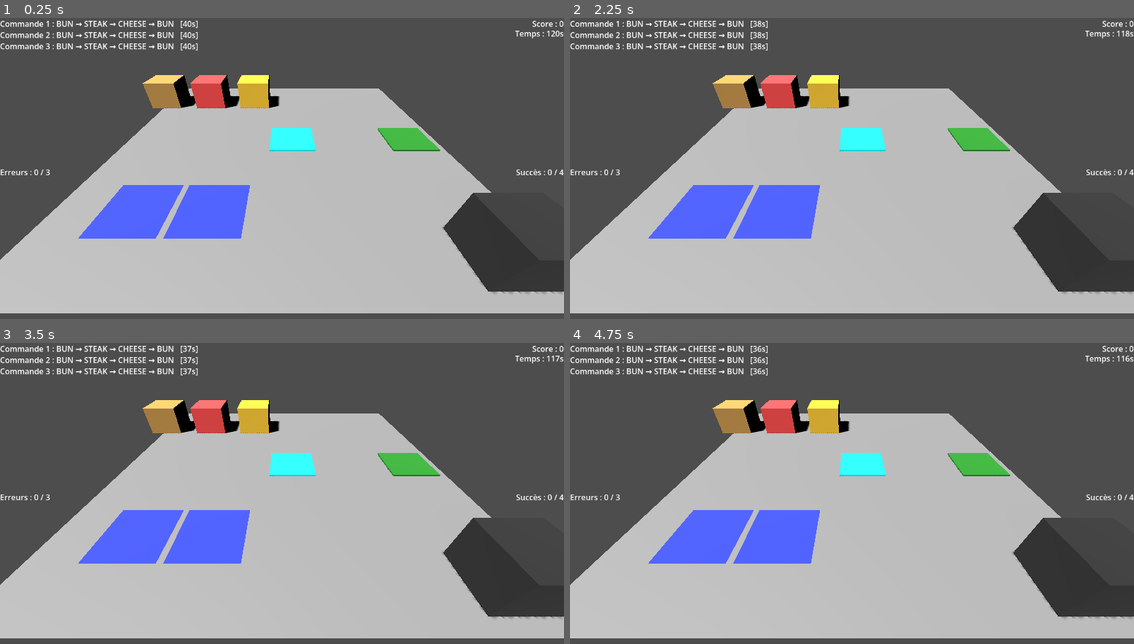
Above: before the commit, frames 1-4 (two rows, left to right).
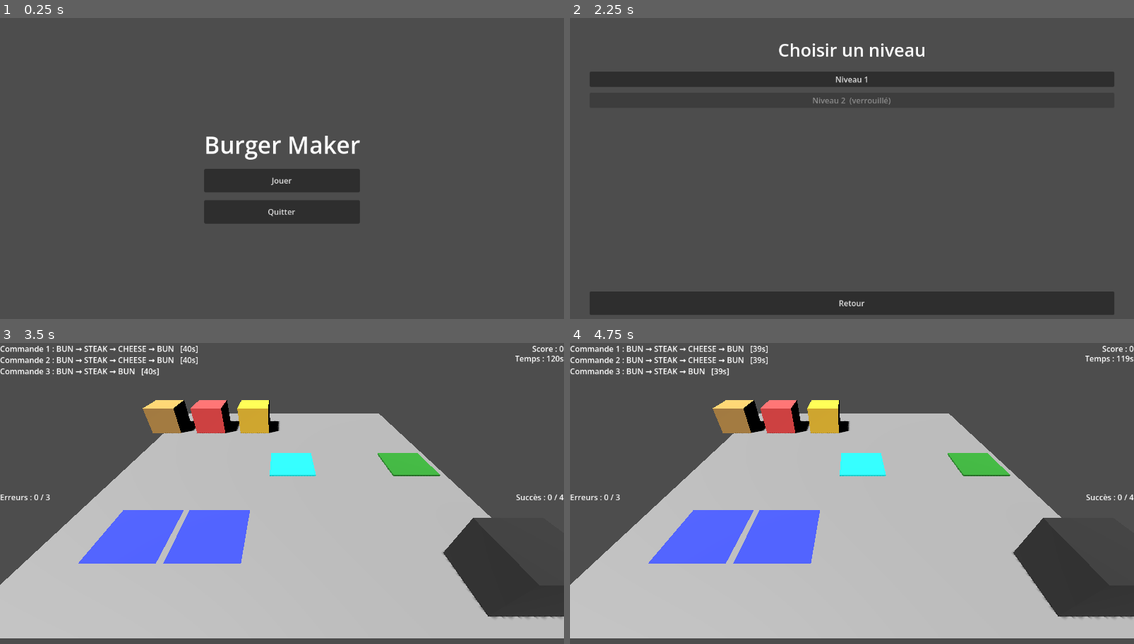
Above: after the commit, the same moments.

Repository: arthur-mdn/Godot-Burger-Maker
Game: Godot game, scene res://Scenes/MainMenu.tscn
Same seed, same stepped clock (60 frames per second), same inputs: the game is played once before the commit and once after it. Before the commit the project starts from res://Scenes/main.tscn.
Inputs (mouse positions are in pixels of both pictures, inside the frame that each line leads up to):
- Up to frame 1 (0.25 s): no input
- Up to frame 2 (2.25 s): click (852, 180) at 0.5 s, where only the run after the commit has a clickable "Jouer"; click (852, 303) at 1.25 s, where only the run after the commit has a clickable "Retour"; click (852, 180) at 2 s, where only the run after the commit has a clickable "Jouer"
- Up to frame 3 (3.5 s): click (282, 403) at 2.75 s, where only the run after the commit has a clickable "Niveau 1"
- Up to frame 4 (4.75 s): tap Enter at 3.5 s; move the mouse to (976, 484) at 3.52 s; click (976, 484) at 3.67 s; move the mouse to (739, 517) at 4.27 s; click (739, 517) at 4.42 s

The runs differ from the first frame. In frame 1, 57% of the frame differs, in the area x 0-100%, y 0-99%; in frame 2, 62%; in frame 3, 0.2%; in frame 4, 0.2%.

Commit message:
Add main menu, level select, GameState save and end level popup

Diff:
--- /dev/null
+++ b/Scenes/LevelSelect.tscn
@@ -0,0 +1,48 @@
+[gd_scene format=3 uid="uid://b5uf0jfqjshsi"]
+
+[ext_resource type="Script" path="res://Scripts/level_select.gd" id="1_select"]
+
+[node name="LevelSelect" type="Control"]
+layout_mode = 3
+anchors_preset = 15
+anchor_right = 1.0
+anchor_bottom = 1.0
+grow_horizontal = 2
+grow_vertical = 2
+script = ExtResource("1_select")
+
+[node name="MarginContainer" type="MarginContainer" parent="."]
+layout_mode = 1
+anchors_preset = 15
+anchor_right = 1.0
+anchor_bottom = 1.0
+grow_horizontal = 2
+grow_vertical = 2
+theme_override_constants/margin_left = 40
+theme_override_constants/margin_top = 40
+theme_override_constants/margin_right = 40
+theme_override_constants/margin_bottom = 40
+
+[node name="VBoxContainer" type="VBoxContainer" parent="MarginContainer"]
+layout_mode = 2
+theme_override_constants/separation = 20
+
+[node name="TitleLabel" type="Label" parent="MarginContainer/VBoxContainer"]
+layout_mode = 2
+theme_override_font_sizes/font_size = 36
+text = "Choisir un niveau"
+horizontal_alignment = 1
+
+[node name="ScrollContainer" type="ScrollContainer" parent="MarginContainer/VBoxContainer"]
+layout_mode = 2
+size_flags_vertical = 3
+
+[node name="LevelList" type="VBoxContainer" parent="MarginContainer/VBoxContainer/ScrollContainer"]
+layout_mode = 2
+size_flags_horizontal = 3
+theme_override_constants/separation = 12
+
+[node name="BackButton" type="Button" parent="MarginContainer/VBoxContainer"]
+custom_minimum_size = Vector2(0, 48)
+layout_mode = 2
+text = "Retour"
--- a/Scenes/MainMenu.tscn
+++ b/Scenes/MainMenu.tscn
@@ -1,9 +1,40 @@
-[gd_scene format=3 uid="uid://ce2mrjdjdxyjr"]
+[gd_scene load_steps=2 format=3 uid="uid://ce2mrjdjdxyjr"]
 
-[node name="MainMenu" type="Node3D" unique_id=320633609]
+[ext_resource type="Script" path="res://Scripts/main_menu.gd" id="1_menu"]
 
-[node name="Control" type="Control" parent="." unique_id=2118189114]
+[node name="MainMenu" type="Control"]
 layout_mode = 3
-anchors_preset = 0
-offset_right = 40.0
-offset_bottom = 40.0
+anchors_preset = 15
+anchor_right = 1.0
+anchor_bottom = 1.0
+grow_horizontal = 2
+grow_vertical = 2
+script = ExtResource("1_menu")
+
+[node name="CenterContainer" type="CenterContainer" parent="."]
+layout_mode = 1
+anchors_preset = 15
+anchor_right = 1.0
+anchor_bottom = 1.0
+grow_horizontal = 2
+grow_vertical = 2
+
+[node name="VBoxContainer" type="VBoxContainer" parent="CenterContainer"]
+layout_mode = 2
+theme_override_constants/separation = 16
+
+[node name="TitleLabel" type="Label" parent="CenterContainer/VBoxContainer"]
+layout_mode = 2
+theme_override_font_sizes/font_size = 48
+text = "Burger Maker"
+horizontal_alignment = 1
+
+[node name="PlayButton" type="Button" parent="CenterContainer/VBoxContainer"]
+custom_minimum_size = Vector2(200, 48)
+layout_mode = 2
+text = "Jouer"
+
+[node name="QuitButton" type="Button" parent="CenterContainer/VBoxContainer"]
+custom_minimum_size = Vector2(200, 48)
+layout_mode = 2
+text = "Quitter"
--- a/Scenes/main.tscn
+++ b/Scenes/main.tscn
@@ -8,7 +8,6 @@
 [ext_resource type="Script" uid="uid://c78nbccfty34y" path="res://Scripts/order_manager.gd" id="7_6bp64"]
 [ext_resource type="PackedScene" uid="uid://c2cnq2dxoljcq" path="res://Scenes/CuttingBoard.tscn" id="7_cb"]
 [ext_resource type="PackedScene" uid="uid://dyiu5aj8yyv8d" path="res://Scenes/ServingStation.tscn" id="8_344ge"]
-[ext_resource type="Script" uid="uid://bxfuasdv4famg" path="res://Scripts/level_manager.gd" id="9_ynf5e"]
 
 [sub_resource type="PlaneMesh" id="PlaneMesh_7u77a"]
 size = Vector2(10, 10)
@@ -92,9 +91,6 @@
 [node name="OrderManager" type="Node3D" parent="." unique_id=1096114686 node_paths=PackedStringArray("order_label")]
 script = ExtResource("7_6bp64")
 order_label = NodePath("../CanvasLayer/OrderLabel")
-
-[node name="LevelManager" type="Node3D" parent="." unique_id=190643755]
-script = ExtResource("9_ynf5e")
 
 [node name="CanvasLayer" type="CanvasLayer" parent="." unique_id=1434321409]
 
@@ -165,3 +161,59 @@
 scroll_active = false
 autowrap_mode = 0
 autowrap_trim_flags = 0
+
+[node name="LevelEndPopup" type="PanelContainer" parent="CanvasLayer"]
+visible = false
+anchors_preset = 8
+anchor_left = 0.5
+anchor_top = 0.5
+anchor_right = 0.5
+anchor_bottom = 0.5
+offset_left = -160.0
+offset_top = -120.0
+offset_right = 160.0
+offset_bottom = 120.0
+grow_horizontal = 2
+grow_vertical = 2
+
+[node name="Panel" type="PanelContainer" parent="CanvasLayer/LevelEndPopup"]
+layout_mode = 2
+
+[node name="MarginContainer" type="MarginContainer" parent="CanvasLayer/LevelEndPopup/Panel"]
+layout_mode = 2
+theme_override_constants/margin_left = 24
+theme_override_constants/margin_top = 24
+theme_override_constants/margin_right = 24
+theme_override_constants/margin_bottom = 24
+
+[node name="VBoxContainer" type="VBoxContainer" parent="CanvasLayer/LevelEndPopup/Panel/MarginContainer"]
+layout_mode = 2
+theme_override_constants/separation = 16
+
+[node name="TitleLabel" type="Label" parent="CanvasLayer/LevelEndPopup/Panel/MarginContainer/VBoxContainer"]
+layout_mode = 2
+theme_override_font_sizes/font_size = 24
+text = "Niveau terminé"
+horizontal_alignment = 1
+
+[node name="ScoreLabel" type="Label" parent="CanvasLayer/LevelEndPopup/Panel/MarginContainer/VBoxContainer"]
+layout_mode = 2
+text = "Score : 0"
+horizontal_alignment = 1
+
+[node name="Buttons" type="HBoxContainer" parent="CanvasLayer/LevelEndPopup/Panel/MarginContainer/VBoxContainer"]
+layout_mode = 2
+alignment = 1
+theme_override_constants/separation = 12
+
+[node name="RetryButton" type="Button" parent="CanvasLayer/LevelEndPopup/Panel/MarginContainer/VBoxContainer/Buttons"]
+layout_mode = 2
+text = "Réessayer"
+
+[node name="NextButton" type="Button" parent="CanvasLayer/LevelEndPopup/Panel/MarginContainer/VBoxContainer/Buttons"]
+layout_mode = 2
+text = "Suivant"
+
+[node name="MenuButton" type="Button" parent="CanvasLayer/LevelEndPopup/Panel/MarginContainer/VBoxContainer/Buttons"]
+layout_mode = 2
+text = "Menu"
--- /dev/null
+++ b/Scripts/game_state.gd
@@ -0,0 +1,77 @@
+extends Node
+
+const SAVE_PATH := "user://save_data.json"
+const MAIN_SCENE := "res://Scenes/main.tscn"
+const MENU_SCENE := "res://Scenes/MainMenu.tscn"
+const LEVEL_SELECT_SCENE := "res://Scenes/LevelSelect.tscn"
+
+var unlocked_level_count := 1
+var best_scores: Dictionary = {}
+
+
+func _ready() -> void:
+	load_progress()
+
+
+func is_level_unlocked(index: int) -> bool:
+	return index < unlocked_level_count
+
+
+func get_best_score(index: int) -> int:
+	return best_scores.get(index, 0)
+
+
+func unlock_after_level(completed_index: int) -> void:
+	var next_count := completed_index + 2
+	if next_count > unlocked_level_count:
+		unlocked_level_count = mini(next_count, LevelManager.get_level_count())
+		save_progress()
+
+
+func update_best_score(level_index: int, score: int) -> void:
+	var current := get_best_score(level_index)
+	if score > current:
+		best_scores[level_index] = score
+		save_progress()
+
+
+func start_level(level_index: int) -> void:
+	LevelManager.set_current_level(level_index)
+	get_tree().change_scene_to_file(MAIN_SCENE)
+
+
+func go_to_menu() -> void:
+	get_tree().change_scene_to_file(MENU_SCENE)
+
+
+func go_to_level_select() -> void:
+	get_tree().change_scene_to_file(LEVEL_SELECT_SCENE)
+
+
+func load_progress() -> void:
+	if not FileAccess.file_exists(SAVE_PATH):
+		return
+
+	var file := FileAccess.open(SAVE_PATH, FileAccess.READ)
+	if file == null:
+		return
+
+	var parsed = JSON.parse_string(file.get_as_text())
+	if typeof(parsed) != TYPE_DICTIONARY:
+		return
+
+	unlocked_level_count = parsed.get("unlocked_level_count", 1)
+	best_scores = parsed.get("best_scores", {})
+
+
+func save_progress() -> void:
+	var data := {
+		"unlocked_level_count": unlocked_level_count,
+		"best_scores": best_scores
+	}
+
+	var file := FileAccess.open(SAVE_PATH, FileAccess.WRITE)
+	if file == null:
+		return
+
+	file.store_string(JSON.stringify(data))
--- a/Scripts/level_manager.gd
+++ b/Scripts/level_manager.gd
@@ -49,9 +49,18 @@
 
 var current_level_index := 0
 
+
+func get_level_count() -> int:
+	return levels.size()
+
+
+func set_current_level(index: int) -> void:
+	current_level_index = clampi(index, 0, levels.size() - 1)
+
+
 func get_current_level():
 	return levels[current_level_index]
 
-func next_level():
-	if current_level_index < levels.size() - 1:
-		current_level_index += 1
+
+func has_next_level() -> bool:
+	return current_level_index < levels.size() - 1
--- /dev/null
+++ b/Scripts/level_select.gd
@@ -0,0 +1,41 @@
+extends Control
+
+@onready var level_list: VBoxContainer = $MarginContainer/VBoxContainer/ScrollContainer/LevelList
+@onready var back_button: Button = $MarginContainer/VBoxContainer/BackButton
+
+
+func _ready() -> void:
+	back_button.pressed.connect(_on_back_pressed)
+	_populate_levels()
+
+
+func _populate_levels() -> void:
+	for child in level_list.get_children():
+		child.queue_free()
+
+	for i in range(LevelManager.get_level_count()):
+		var level_data = LevelManager.levels[i]
+		var button := Button.new()
+		var unlocked := GameState.is_level_unlocked(i)
+		var best := GameState.get_best_score(i)
+
+		if unlocked:
+			var label: String = level_data["name"]
+			if best > 0:
+				label += "  (meilleur : %d)" % best
+			button.text = label
+			var level_index := i
+			button.pressed.connect(func(): _on_level_selected(level_index))
+		else:
+			button.text = level_data["name"] + "  (verrouillé)"
+			button.disabled = true
+
+		level_list.add_child(button)
+
+
+func _on_level_selected(index: int) -> void:
+	GameState.start_level(index)
+
+
+func _on_back_pressed() -> void:
+	GameState.go_to_menu()
--- a/Scripts/main.gd
+++ b/Scripts/main.gd
@@ -9,7 +9,6 @@
 var max_failures := 3
 var level_running := false
 
-@onready var level_manager = $LevelManager
 @onready var stations_root = $World/Stations
 @onready var order_manager = $OrderManager
 @onready var camera = $Camera3D
@@ -18,6 +17,14 @@
 @onready var timer_label = $CanvasLayer/TimerLabel
 @onready var success_label = $CanvasLayer/SuccessLabel
 @onready var fail_label = $CanvasLayer/FailLabel
+@onready var level_end_popup = $CanvasLayer/LevelEndPopup
+@onready var end_title_label = $CanvasLayer/LevelEndPopup/Panel/MarginContainer/VBoxContainer/TitleLabel
+@onready var end_score_label = $CanvasLayer/LevelEndPopup/Panel/MarginContainer/VBoxContainer/ScoreLabel
+@onready var retry_button = $CanvasLayer/LevelEndPopup/Panel/MarginContainer/VBoxContainer/Buttons/RetryButton
+@onready var next_button = $CanvasLayer/LevelEndPopup/Panel/MarginContainer/VBoxContainer/Buttons/NextButton
+@onready var menu_button = $CanvasLayer/LevelEndPopup/Panel/MarginContainer/VBoxContainer/Buttons/MenuButton
+
+var last_win := false
 
 func _ready():
 	var items = get_tree().get_nodes_in_group("item")
@@ -30,10 +37,15 @@
 
 	order_manager.order_expired.connect(_on_order_expired)
 
+	retry_button.pressed.connect(_on_retry_pressed)
+	next_button.pressed.connect(_on_next_pressed)
+	menu_button.pressed.connect(_on_menu_pressed)
+
+	level_end_popup.visible = false
 	start_level()
 
 func start_level():
-	var level_data = level_manager.get_current_level()
+	var level_data = LevelManager.get_current_level()
 
 	success_count = 0
 	fail_count = 0
@@ -42,6 +54,8 @@
 	target_success = level_data["target_success"]
 	max_failures = level_data["max_failures"]
 	level_running = true
+	level_end_popup.visible = false
+	order_manager.set_process(true)
 
 	setup_level()
 
@@ -56,7 +70,7 @@
 	print("Time :", level_time_left)
 
 func setup_level():
-	var level_data = level_manager.get_current_level()
+	var level_data = LevelManager.get_current_level()
 	var active_names = level_data["active_stations"]
 
 	for station in stations_root.get_children():
@@ -154,6 +168,9 @@
 	held_item = null
 
 func register_success():
+	if not level_running:
+		return
+
 	success_count += 1
 	score += 10
 
@@ -166,6 +183,9 @@
 		end_level(true)
 
 func register_fail():
+	if not level_running:
+		return
+
 	fail_count += 1
 	score -= 5
 
@@ -185,9 +205,38 @@
 		return
 
 	level_running = false
+	order_manager.set_process(false)
+	last_win = win
 	update_level_ui()
 
 	if win:
+		GameState.unlock_after_level(LevelManager.current_level_index)
+		GameState.update_best_score(LevelManager.current_level_index, score)
 		print("LEVEL COMPLETE")
 	else:
 		print("LEVEL FAILED")
+
+	_show_end_popup(win)
+
+
+func _show_end_popup(win: bool) -> void:
+	end_title_label.text = "Niveau réussi !" if win else "Niveau échoué"
+	end_score_label.text = "Score : %d" % score
+	next_button.visible = win and LevelManager.has_next_level()
+	level_end_popup.visible = true
+
+
+func _on_retry_pressed() -> void:
+	level_end_popup.visible = false
+	start_level()
+
+
+func _on_next_pressed() -> void:
+	if not last_win or not LevelManager.has_next_level():
+		return
+	LevelManager.set_current_level(LevelManager.current_level_index + 1)
+	get_tree().reload_current_scene()
+
+
+func _on_menu_pressed() -> void:
+	GameState.go_to_level_select()
--- /dev/null
+++ b/Scripts/main_menu.gd
@@ -0,0 +1,17 @@
+extends Control
+
+@onready var play_button: Button = $CenterContainer/VBoxContainer/PlayButton
+@onready var quit_button: Button = $CenterContainer/VBoxContainer/QuitButton
+
+
+func _ready() -> void:
+	play_button.pressed.connect(_on_play_pressed)
+	quit_button.pressed.connect(_on_quit_pressed)
+
+
+func _on_play_pressed() -> void:
+	GameState.go_to_level_select()
+
+
+func _on_quit_pressed() -> void:
+	get_tree().quit()
--- a/project.godot
+++ b/project.godot
@@ -11,9 +11,14 @@
 [application]
 
 config/name="BurgerMaker"
-run/main_scene="res://Scenes/main.tscn"
+run/main_scene="res://Scenes/MainMenu.tscn"
 config/features=PackedStringArray("4.6", "Forward Plus")
 config/icon="res://icon.svg"
+
+[autoload]
+
+GameState="*res://Scripts/game_state.gd"
+LevelManager="*res://Scripts/level_manager.gd"
 
 [physics]
 
Not shown, added: Scripts/game_state.gd.uid
Not shown, added: Scripts/level_select.gd.uid
Not shown, added: Scripts/main_menu.gd.uid
